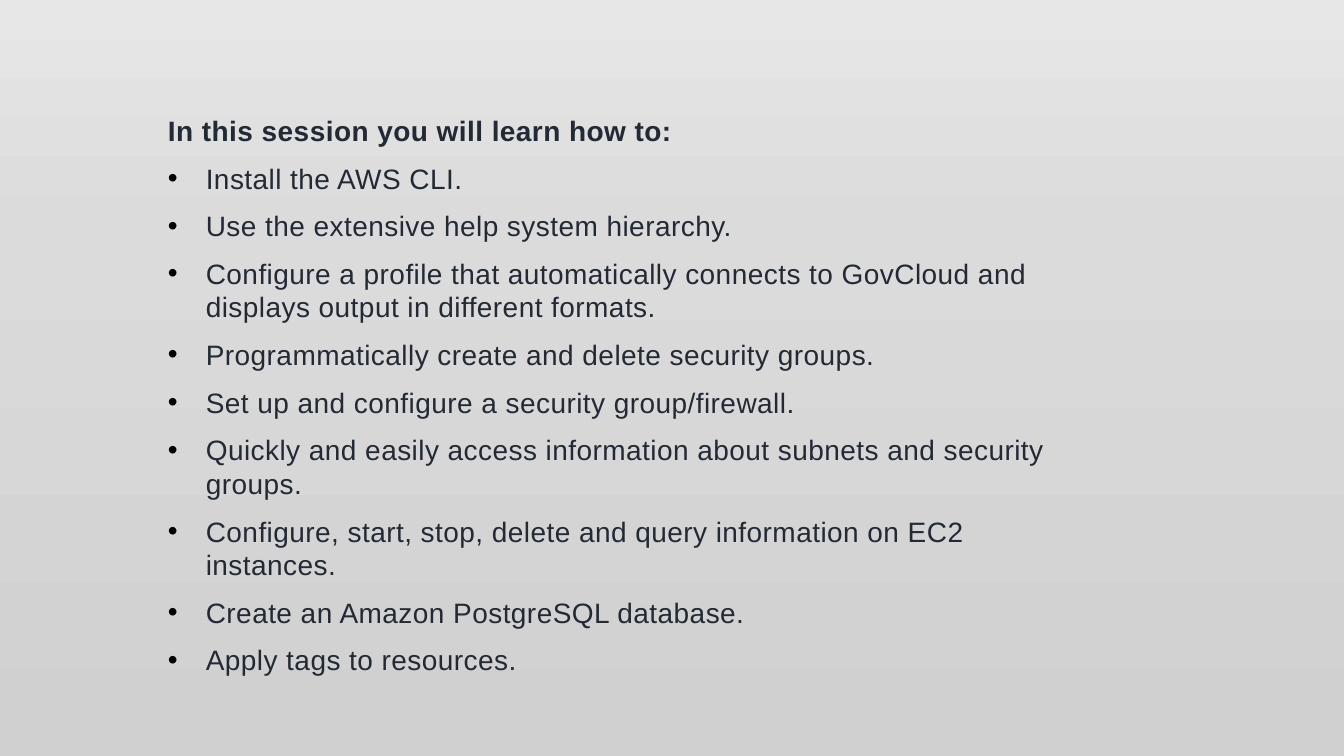
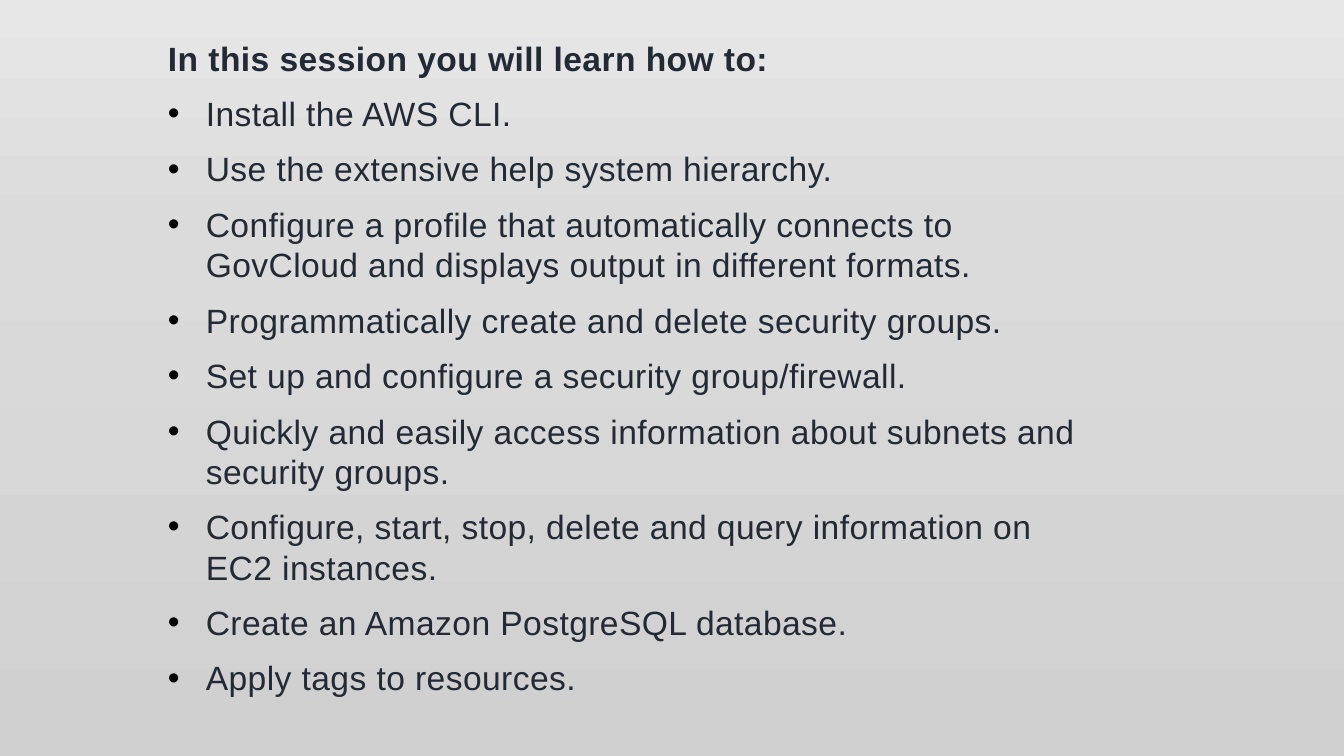
Before and after one commit to jonathan-r-jones/Composable-Batch-Files, a slide deck: slide 3 of jaws.pptx. Drawn at 1344x756 pixels with LibreOffice and Linux fonts; fonts in the diff are those of the drawing; background and template pictures are left out. Boxes give left, top, right and bottom in pixels: in the first picture for what was removed or moved away, otherwise in the second. Text is boxed around its words. In the diff, an @@ line names an element or a change of style, - is before the commit and + after.

```diff
--- a/jaws.pptx
+++ b/jaws.pptx
@@ text "In this session you will ...": place and size @@
-text "In this session you will ..." at box(168, 120, 1044, 676)
+text "In this session you will ..." at box(168, 46, 1074, 697)
@@ text "In this session you will ..." at box(168, 46, 1074, 697): size 20 to 24 pt @@
```
Also in this commit, not shown: 5 other slides changed, 5 slides added, 2 slides removed, 3 other files.
